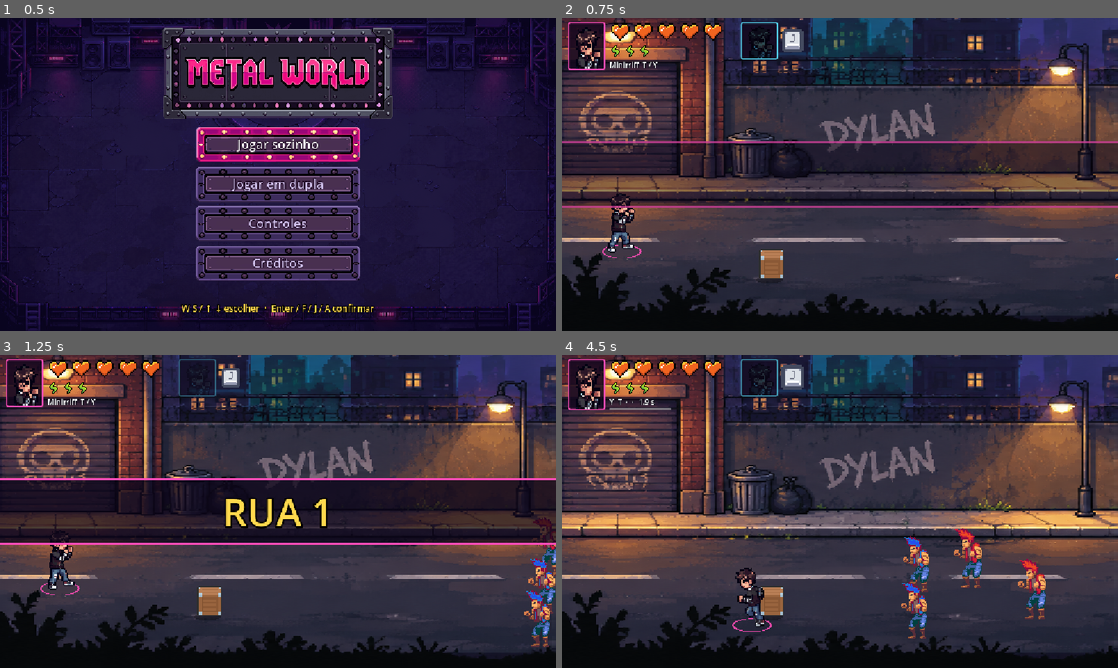
Above: before the commit, frames 1-4 (two rows, left to right).
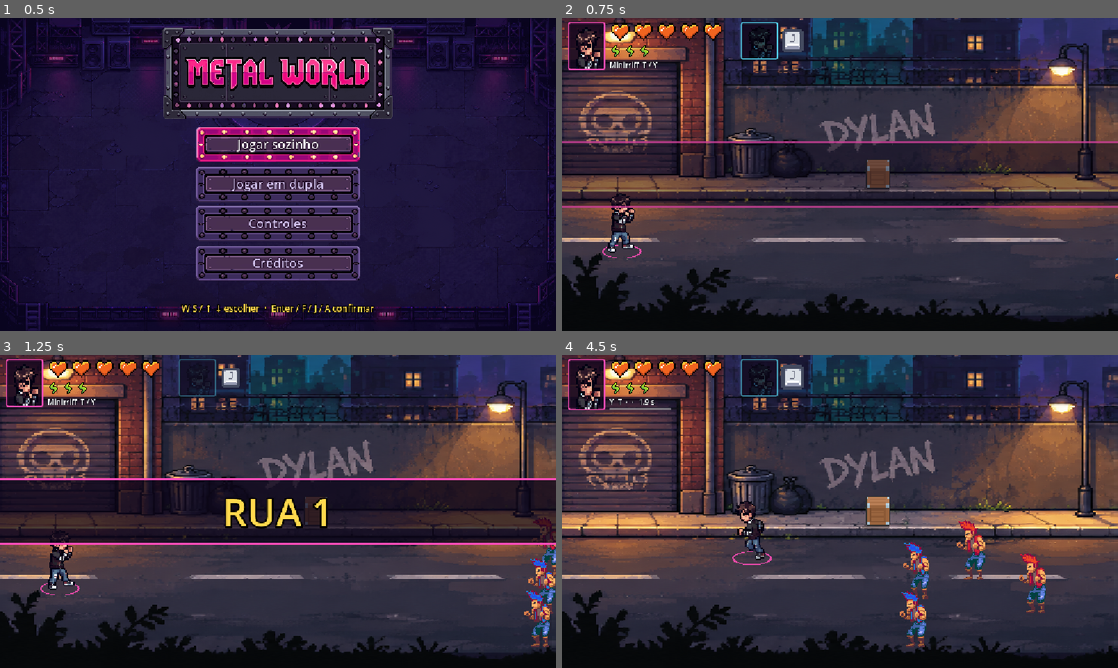
Above: after the commit, the same moments.

Repository: lucas-gif561/metalworld
Game: Godot game, scene res://ui/tela_inicial.tscn
Same seed, same stepped clock (60 frames per second), same inputs: the game is played once before the commit and once after it. Sound files missing from this copy of the repository are replaced by a short silence.
Inputs (mouse positions are in pixels of both pictures, inside the frame that each line leads up to):
- Up to frame 1 (0.5 s): no input
- Up to frame 2 (0.75 s): click "Jogar sozinho" at 0.5 s
- Up to frame 3 (1.25 s): no input
- Up to frame 4 (4.5 s): tap Enter at 1.25 s; move the mouse to (962, 495) at 1.27 s; hold D (mover_direita) 1.28-2.03 s; hold F (atacar) 1.28-2.03 s; click (962, 495) at 1.42 s; move the mouse to (728, 527) at 2.02 s; hold S (mover_baixo) 2.03-2.78 s; tap G (dodge) at 2.1 s; move the mouse to (895, 442) at 2.77 s; hold D (mover_direita) 2.78-3.53 s; tap Y (interagir) at 2.85 s; move the mouse to (812, 574) at 3.52 s; hold W (mover_cima) 3.53-4.28 s; tap R (p1_reiniciar) at 3.6 s; click (812, 574) at 3.67 s; move the mouse to (1006, 558) at 4.27 s; hold A (mover_esquerda) from 4.28 s (still down); tap T (p1_riff_mode) at 4.35 s

Frame 1 is identical in both runs. In frame 2, 0.8% of the frame differs, in the area x 34-59%, y 45-84%; in frame 3, 0.5%; in frame 4, 4.2%, in the area x 30-87%, y 45-94%.

Commit message:
Rua 1: ampliar arenas e adicionar miniboss

Diff:
--- /dev/null
+++ b/fases/rua_1/inimigos/miniboss/miniboss.gd
@@ -0,0 +1,149 @@
+extends "res://inimigos/base/miniboss_base.gd"
+
+const CAMADA_INVESTIDA = 32 # Camada 6: o arco de Dylan acerta, mas os pés não travam a corrida.
+
+@export var alcance_investida = 420.0
+@export var velocidade_investida = 780.0
+@export var alcance_grito = 250.0
+@export var abertura_grito = 70.0
+@export var raios_pisoes := Vector3(85.0, 135.0, 185.0)
+
+@onready var aviso_investida: Line2D = $AvisoInvestida
+@onready var aviso_area: Polygon2D = $AvisoArea
+@onready var contorno_area: Line2D = $AvisoArea/Contorno
+@onready var _camada_normal = collision_layer
+@onready var _mascara_normal = collision_mask
+
+var _destino_x = 0.0
+var _pisao_atual = 0
+var _investindo = false
+var _atingidos: Array[int] = []
+
+
+func _processar_miniboss(delta) -> void:
+	if _investindo and not morto:
+		_avancar_investida(delta)
+	else:
+		super._processar_miniboss(delta)
+
+
+func _comportamento(_delta):
+	var alvo = jogador.global_position
+	var diferenca = alvo - global_position
+	var distancia = diferenca.length()
+	_olhar_para_jogador()
+
+	if timer_ataque.is_stopped():
+		if distancia <= raios_pisoes[0]:
+			_pisao_atual = 0
+			_preparar_pisao()
+			return
+		if distancia <= alcance_grito:
+			_preparar_grito(diferenca.normalized())
+			return
+		if absf(diferenca.x) <= alcance_investida:
+			# Alinha a corrida na faixa do alvo antes de fixar o aviso no chão.
+			if absf(diferenca.y) <= aviso_investida.width * 0.5:
+				_preparar_investida(diferenca.x)
+				return
+			alvo.x = global_position.x
+
+	var destino = _dentro_da_arena(alvo)
+	velocity = global_position.direction_to(destino) * velocidade
+	_atualizar_animacao()
+	move_and_slide()
+
+
+func _preparar_grito(frente: Vector2) -> void:
+	var meia_abertura = deg_to_rad(abertura_grito * 0.5)
+	var pontos := PackedVector2Array([Vector2.ZERO])
+	for i in range(25):
+		var angulo = lerpf(-meia_abertura, meia_abertura, i / 24.0)
+		pontos.append(frente.rotated(angulo) * alcance_grito)
+	_mostrar_aviso_area(pontos)
+	carregar_ataque(_soltar_grito)
+
+
+func _soltar_grito() -> void:
+	Audio.tocar("tiro_inimigo")
+	_atingir_area()
+
+
+func _preparar_pisao() -> void:
+	var raio = raios_pisoes[_pisao_atual]
+	var pontos := PackedVector2Array()
+	for i in range(48):
+		pontos.append(Vector2.from_angle(TAU * i / 48.0) * raio)
+	_mostrar_aviso_area(pontos)
+	carregar_ataque(_soltar_pisao)
+
+
+func _soltar_pisao() -> void:
+	_atingir_area()
+	Combate.tremer(3.0 + _pisao_atual * 2.0)
+	_pisao_atual += 1
+	if _pisao_atual < 3 and not Jogo.todos_caidos():
+		_preparar_pisao()
+
+
+func _mostrar_aviso_area(pontos: PackedVector2Array) -> void:
+	# O mesmo contorno indica a área visível e define onde o golpe acerta.
+	aviso_area.polygon = pontos
+	contorno_area.points = pontos
+	aviso_area.show()
+
+
+func _atingir_area() -> void:
+	aviso_area.hide()
+	for alvo in Jogo.jogadores_vivos():
+		if Geometry2D.is_point_in_polygon(aviso_area.to_local(alvo.global_position), aviso_area.polygon):
+			alvo.receber_dano(dano)
+
+
+func _preparar_investida(distancia_x: float) -> void:
+	var lado = -1 if distancia_x < 0.0 else 1
+	_destino_x = _dentro_da_arena(global_position + Vector2(lado * alcance_investida, 0)).x
+	aviso_investida.points = PackedVector2Array([Vector2.ZERO, Vector2(_destino_x - global_position.x, 0)])
+	aviso_investida.show()
+	carregar_ataque(_iniciar_investida)
+
+
+func _iniciar_investida() -> void:
+	aviso_investida.hide()
+	_atingidos.clear()
+	_investindo = true
+	# O dano usa a faixa anunciada; a colisão dos pés não desloca os jogadores.
+	collision_layer = CAMADA_INVESTIDA
+	collision_mask = 0
+
+
+func _avancar_investida(delta: float) -> void:
+	# O corredor de dano acompanha a distância percorrida neste quadro.
+	var x_anterior = global_position.x
+	global_position.x = move_toward(x_anterior, _destino_x, velocidade_investida * delta)
+	var esquerda = minf(x_anterior, global_position.x)
+	var direita = maxf(x_anterior, global_position.x)
+	for alvo in Jogo.jogadores_vivos():
+		var id = alvo.get_instance_id()
+		if id in _atingidos or alvo.esquivando:
+			continue
+		var pos = alvo.global_position
+		if pos.x >= esquerda and pos.x <= direita and absf(pos.y - global_position.y) <= aviso_investida.width * 0.5:
+			_atingidos.append(id)
+			alvo.receber_dano(dano)
+	if is_equal_approx(global_position.x, _destino_x):
+		_encerrar_investida()
+
+
+func _encerrar_investida() -> void:
+	_investindo = false
+	collision_layer = _camada_normal
+	collision_mask = _mascara_normal
+
+
+func _cancelar_carga() -> void:
+	super._cancelar_carga()
+	if _investindo:
+		_encerrar_investida()
+	aviso_investida.hide()
+	aviso_area.hide()
--- /dev/null
+++ b/fases/rua_1/inimigos/miniboss/miniboss.tscn
@@ -0,0 +1,48 @@
+[gd_scene format=3]
+
+[ext_resource type="PackedScene" path="res://inimigos/base/inimigo.tscn" id="1_base"]
+[ext_resource type="SpriteFrames" path="res://inimigos/tanque/sprites/tanque.tres" id="2_frames"]
+[ext_resource type="Script" path="res://fases/rua_1/inimigos/miniboss/miniboss.gd" id="3_miniboss"]
+
+[sub_resource type="RectangleShape2D" id="ColisaoMiniboss"]
+size = Vector2(64, 18)
+
+[node name="Miniboss" instance=ExtResource("1_base")]
+script = ExtResource("3_miniboss")
+modulate = Color(1, 0.65, 0.8, 1)
+velocidade = 120.0
+vida = 34
+dano = 2
+tempo_preparo = 0.8
+imune_a_atordoamento = true
+
+[node name="AnimatedSprite2D" parent="." index="0"]
+scale = Vector2(2.2, 2.2)
+sprite_frames = ExtResource("2_frames")
+offset = Vector2(0, -27)
+
+[node name="CollisionShape2D" parent="." index="1"]
+position = Vector2(0, -9)
+shape = SubResource("ColisaoMiniboss")
+
+[node name="TimerAtaque" parent="." index="2"]
+wait_time = 2.2
+
+[node name="AvisoInvestida" type="Line2D" parent="." index="3"]
+visible = false
+show_behind_parent = true
+width = 54.0
+default_color = Color(1, 0.06, 0.12, 0.72)
+antialiased = true
+
+[node name="AvisoArea" type="Polygon2D" parent="." index="4"]
+visible = false
+show_behind_parent = true
+color = Color(1, 0.06, 0.12, 0.26)
+antialiased = true
+
+[node name="Contorno" type="Line2D" parent="AvisoArea"]
+width = 3.0
+closed = true
+default_color = Color(1, 0.06, 0.12, 0.85)
+antialiased = true
--- a/fases/rua_1/rua_1.tscn
+++ b/fases/rua_1/rua_1.tscn
@@ -9,10 +9,11 @@
 [ext_resource type="PackedScene" uid="uid://bns8j4jm6robf" path="res://inimigos/rapido/inimigo_rapido.tscn" id="7_yyfjg"]
 [ext_resource type="PackedScene" uid="uid://bo0smysfkbbbw" path="res://inimigos/atirador/inimigo_atirador.tscn" id="8_yyfjg"]
 [ext_resource type="PackedScene" uid="uid://dltkylafufj17" path="res://objetos/portal.tscn" id="9_b1x3f"]
+[ext_resource type="Script" uid="uid://bgs4n7or273cj" path="res://fases/comum/ponto_spawn.gd" id="10_ponto"]
 [ext_resource type="PackedScene" path="res://ui/hud.tscn" id="30_hud"]
-[ext_resource type="Script" path="res://fases/comum/ponto_spawn.gd" id="10_ponto"]
 [ext_resource type="PackedScene" path="res://objetos/barril.tscn" id="41_barril"]
 [ext_resource type="PackedScene" path="res://objetos/caixote.tscn" id="42_caixote"]
+[ext_resource type="PackedScene" path="res://fases/rua_1/inimigos/miniboss/miniboss.tscn" id="43_miniboss"]
 
 [node name="Main" type="Node2D" unique_id=322226560]
 y_sort_enabled = true
@@ -24,8 +25,15 @@
 scale = Vector2(1.4986188, 1.1933701)
 texture = ExtResource("2_6q06x")
 
+[node name="BackgroundExtensao" type="Sprite2D" parent="." unique_id=1693534096]
+z_index = -1
+position = Vector2(4877.5, 215.99998)
+scale = Vector2(1.4986188, 1.1933701)
+texture = ExtResource("2_6q06x")
+flip_h = true
+
 [node name="Portal" parent="." unique_id=1925924290 instance=ExtResource("9_b1x3f")]
-position = Vector2(3110, 461)
+position = Vector2(5174, 461)
 
 [node name="Player" parent="." unique_id=1357147288 instance=ExtResource("1_k2fmo")]
 position = Vector2(124, 488)
@@ -40,138 +48,173 @@
 [node name="Onda1" type="Node2D" parent="Spawns/Arena1" unique_id=1371033652]
 
 [node name="Ponto1" type="Marker2D" parent="Spawns/Arena1/Onda1" unique_id=1049145897]
-script = ExtResource("10_ponto")
-cena_inimigo = ExtResource("5_yyfjg")
 position = Vector2(1203, 455)
+script = ExtResource("10_ponto")
+cena_inimigo = ExtResource("5_yyfjg")
 
 [node name="Ponto2" type="Marker2D" parent="Spawns/Arena1/Onda1" unique_id=1583691589]
-script = ExtResource("10_ponto")
-cena_inimigo = ExtResource("7_yyfjg")
 position = Vector2(1204, 555)
+script = ExtResource("10_ponto")
+cena_inimigo = ExtResource("7_yyfjg")
 
 [node name="Ponto3" type="Marker2D" parent="Spawns/Arena1/Onda1" unique_id=1746425679]
-script = ExtResource("10_ponto")
-cena_inimigo = ExtResource("5_yyfjg")
 position = Vector2(1279, 523)
+script = ExtResource("10_ponto")
+cena_inimigo = ExtResource("5_yyfjg")
 
 [node name="Ponto4" type="Marker2D" parent="Spawns/Arena1/Onda1" unique_id=848187716]
-script = ExtResource("10_ponto")
-cena_inimigo = ExtResource("7_yyfjg")
 position = Vector2(1198, 600)
+script = ExtResource("10_ponto")
+cena_inimigo = ExtResource("7_yyfjg")
 
 [node name="Onda2" type="Node2D" parent="Spawns/Arena1" unique_id=594765321]
 
 [node name="Ponto1" type="Marker2D" parent="Spawns/Arena1/Onda2" unique_id=896063183]
-script = ExtResource("10_ponto")
-cena_inimigo = ExtResource("7_yyfjg")
 position = Vector2(-84, 469)
+script = ExtResource("10_ponto")
+cena_inimigo = ExtResource("7_yyfjg")
 
 [node name="Ponto2" type="Marker2D" parent="Spawns/Arena1/Onda2" unique_id=485288298]
-script = ExtResource("10_ponto")
-cena_inimigo = ExtResource("5_yyfjg")
 position = Vector2(-80, 566)
+script = ExtResource("10_ponto")
+cena_inimigo = ExtResource("5_yyfjg")
 
 [node name="Ponto3" type="Marker2D" parent="Spawns/Arena1/Onda2" unique_id=1174825459]
-script = ExtResource("10_ponto")
-cena_inimigo = ExtResource("5_yyfjg")
 position = Vector2(1279, 523)
+script = ExtResource("10_ponto")
+cena_inimigo = ExtResource("5_yyfjg")
 
 [node name="Ponto4" type="Marker2D" parent="Spawns/Arena1/Onda2" unique_id=279321679]
-script = ExtResource("10_ponto")
-cena_inimigo = ExtResource("7_yyfjg")
 position = Vector2(1198, 600)
+script = ExtResource("10_ponto")
+cena_inimigo = ExtResource("7_yyfjg")
 
 [node name="Arena2" type="Node2D" parent="Spawns" unique_id=196938411]
 
 [node name="Onda1" type="Node2D" parent="Spawns/Arena2" unique_id=2022743521]
 
 [node name="Ponto1" type="Marker2D" parent="Spawns/Arena2/Onda1" unique_id=809964112]
-script = ExtResource("10_ponto")
-cena_inimigo = ExtResource("8_yyfjg")
 position = Vector2(2318, 429)
+script = ExtResource("10_ponto")
+cena_inimigo = ExtResource("8_yyfjg")
 
 [node name="Ponto2" type="Marker2D" parent="Spawns/Arena2/Onda1" unique_id=958393027]
-script = ExtResource("10_ponto")
-cena_inimigo = ExtResource("7_yyfjg")
 position = Vector2(2348, 568)
+script = ExtResource("10_ponto")
+cena_inimigo = ExtResource("7_yyfjg")
 
 [node name="Ponto3" type="Marker2D" parent="Spawns/Arena2/Onda1" unique_id=1708826546]
-script = ExtResource("10_ponto")
-cena_inimigo = ExtResource("5_yyfjg")
 position = Vector2(923, 600)
+script = ExtResource("10_ponto")
+cena_inimigo = ExtResource("5_yyfjg")
 
 [node name="Ponto4" type="Marker2D" parent="Spawns/Arena2/Onda1" unique_id=1357527123]
-script = ExtResource("10_ponto")
-cena_inimigo = ExtResource("7_yyfjg")
 position = Vector2(857, 446)
+script = ExtResource("10_ponto")
+cena_inimigo = ExtResource("7_yyfjg")
 
 [node name="Onda2" type="Node2D" parent="Spawns/Arena2" unique_id=19479986]
 
 [node name="Ponto1" type="Marker2D" parent="Spawns/Arena2/Onda2" unique_id=1679391376]
-script = ExtResource("10_ponto")
-cena_inimigo = ExtResource("8_yyfjg")
 position = Vector2(2320, 462)
+script = ExtResource("10_ponto")
+cena_inimigo = ExtResource("8_yyfjg")
 
 [node name="Ponto2" type="Marker2D" parent="Spawns/Arena2/Onda2" unique_id=125707530]
-script = ExtResource("10_ponto")
-cena_inimigo = ExtResource("5_yyfjg")
 position = Vector2(940, 532)
+script = ExtResource("10_ponto")
+cena_inimigo = ExtResource("5_yyfjg")
 
 [node name="Ponto3" type="Marker2D" parent="Spawns/Arena2/Onda2" unique_id=1478496746]
-script = ExtResource("10_ponto")
-cena_inimigo = ExtResource("8_yyfjg")
 position = Vector2(2331, 530)
+script = ExtResource("10_ponto")
+cena_inimigo = ExtResource("8_yyfjg")
 
 [node name="Ponto4" type="Marker2D" parent="Spawns/Arena2/Onda2" unique_id=608243441]
-script = ExtResource("10_ponto")
-cena_inimigo = ExtResource("5_yyfjg")
 position = Vector2(959, 472)
+script = ExtResource("10_ponto")
+cena_inimigo = ExtResource("5_yyfjg")
 
 [node name="Arena3" type="Node2D" parent="Spawns" unique_id=1180077061]
 
 [node name="Onda1" type="Node2D" parent="Spawns/Arena3" unique_id=1760018789]
 
 [node name="Ponto1" type="Marker2D" parent="Spawns/Arena3/Onda1" unique_id=1834504222]
+position = Vector2(3294, 590)
 script = ExtResource("10_ponto")
 cena_inimigo = ExtResource("6_hujxm")
-position = Vector2(3294, 590)
 
 [node name="Ponto2" type="Marker2D" parent="Spawns/Arena3/Onda1" unique_id=1352774010]
-script = ExtResource("10_ponto")
-cena_inimigo = ExtResource("7_yyfjg")
 position = Vector2(3286, 406)
+script = ExtResource("10_ponto")
+cena_inimigo = ExtResource("7_yyfjg")
 
 [node name="Ponto3" type="Marker2D" parent="Spawns/Arena3/Onda1" unique_id=170055630]
-script = ExtResource("10_ponto")
-cena_inimigo = ExtResource("5_yyfjg")
 position = Vector2(1938, 560)
+script = ExtResource("10_ponto")
+cena_inimigo = ExtResource("5_yyfjg")
 
 [node name="Ponto4" type="Marker2D" parent="Spawns/Arena3/Onda1" unique_id=1545605864]
-script = ExtResource("10_ponto")
-cena_inimigo = ExtResource("7_yyfjg")
 position = Vector2(1925, 397)
+script = ExtResource("10_ponto")
+cena_inimigo = ExtResource("7_yyfjg")
 
 [node name="Onda2" type="Node2D" parent="Spawns/Arena3" unique_id=1452550229]
 
-[node name="Ponto1" type="Marker2D" parent="Spawns/Arena3/Onda2" unique_id=264818682]
+[node name="PontoMiniboss" type="Marker2D" parent="Spawns/Arena3/Onda2" unique_id=264818682]
+position = Vector2(2990, 500)
+script = ExtResource("10_ponto")
+cena_inimigo = ExtResource("43_miniboss")
+
+[node name="Arena4" type="Node2D" parent="Spawns" unique_id=548707467]
+position = Vector2(3672, 0)
+
+[node name="Onda1" type="Node2D" parent="Spawns/Arena4" unique_id=1033358223]
+
+[node name="Ponto1" type="Marker2D" parent="Spawns/Arena4/Onda1" unique_id=210455844]
+position = Vector2(-650, 425)
+script = ExtResource("10_ponto")
+cena_inimigo = ExtResource("5_yyfjg")
+
+[node name="Ponto2" type="Marker2D" parent="Spawns/Arena4/Onda1" unique_id=1991550074]
+position = Vector2(-680, 555)
+script = ExtResource("10_ponto")
+cena_inimigo = ExtResource("7_yyfjg")
+
+[node name="Ponto3" type="Marker2D" parent="Spawns/Arena4/Onda1" unique_id=199814864]
+position = Vector2(635, 450)
+script = ExtResource("10_ponto")
+cena_inimigo = ExtResource("8_yyfjg")
+
+[node name="Ponto4" type="Marker2D" parent="Spawns/Arena4/Onda1" unique_id=655376296]
+position = Vector2(660, 545)
+script = ExtResource("10_ponto")
+cena_inimigo = ExtResource("5_yyfjg")
+
+[node name="Arena5" type="Node2D" parent="Spawns" unique_id=600162621]
+position = Vector2(4704, 0)
+
+[node name="Onda1" type="Node2D" parent="Spawns/Arena5" unique_id=1379671261]
+
+[node name="Ponto1" type="Marker2D" parent="Spawns/Arena5/Onda1" unique_id=755084197]
+position = Vector2(635, 445)
 script = ExtResource("10_ponto")
 cena_inimigo = ExtResource("6_hujxm")
-position = Vector2(1859, 431)
-
-[node name="Ponto2" type="Marker2D" parent="Spawns/Arena3/Onda2" unique_id=131656599]
-script = ExtResource("10_ponto")
-cena_inimigo = ExtResource("5_yyfjg")
-position = Vector2(1855, 517)
-
-[node name="Ponto3" type="Marker2D" parent="Spawns/Arena3/Onda2" unique_id=1372435535]
-script = ExtResource("10_ponto")
-cena_inimigo = ExtResource("5_yyfjg")
-position = Vector2(3310, 518)
-
-[node name="Ponto4" type="Marker2D" parent="Spawns/Arena3/Onda2" unique_id=652139223]
-script = ExtResource("10_ponto")
-cena_inimigo = ExtResource("7_yyfjg")
-position = Vector2(3346, 493)
+
+[node name="Ponto2" type="Marker2D" parent="Spawns/Arena5/Onda1" unique_id=1281793301]
+position = Vector2(-665, 440)
+script = ExtResource("10_ponto")
+cena_inimigo = ExtResource("8_yyfjg")
+
+[node name="Ponto3" type="Marker2D" parent="Spawns/Arena5/Onda1" unique_id=1826560261]
+position = Vector2(-630, 545)
+script = ExtResource("10_ponto")
+cena_inimigo = ExtResource("7_yyfjg")
+
+[node name="Ponto4" type="Marker2D" parent="Spawns/Arena5/Onda1" unique_id=592702871]
+position = Vector2(660, 550)
+script = ExtResource("10_ponto")
+cena_inimigo = ExtResource("5_yyfjg")
 
 [node name="GerenciadorOndas" type="Node2D" parent="." unique_id=278920186]
 script = ExtResource("6_ow5a4")
@@ -179,16 +222,19 @@
 
 [node name="PortalSpawn" type="Node2D" parent="." unique_id=1404435575]
 
-[node name="Caixote1" parent="." instance=ExtResource("42_caixote")]
-position = Vector2(430, 540)
-
-[node name="Barril1" parent="." instance=ExtResource("41_barril")]
+[node name="Caixote1" parent="." unique_id=747238361 instance=ExtResource("42_caixote")]
+position = Vector2(650, 354)
+
+[node name="Barril1" parent="." unique_id=221298518 instance=ExtResource("41_barril")]
 position = Vector2(1440, 383)
 
-[node name="Caixote2" parent="." instance=ExtResource("42_caixote")]
-position = Vector2(2350, 560)
-
-[node name="Barril2" parent="." instance=ExtResource("41_barril")]
-position = Vector2(2850, 383)
+[node name="Caixote2" parent="." unique_id=1382776661 instance=ExtResource("42_caixote")]
+position = Vector2(2766, 350)
+
+[node name="Barril2" parent="." unique_id=1209474481 instance=ExtResource("41_barril")]
+position = Vector2(2548, 342)
+
+[node name="Caixote3" parent="." unique_id=1017627187 instance=ExtResource("42_caixote")]
+position = Vector2(3930, 540)
 
 [node name="HudJogo" parent="." unique_id=880012347 instance=ExtResource("30_hud")]
Not shown, added: fases/rua_1/inimigos/miniboss/miniboss.gd.uid
